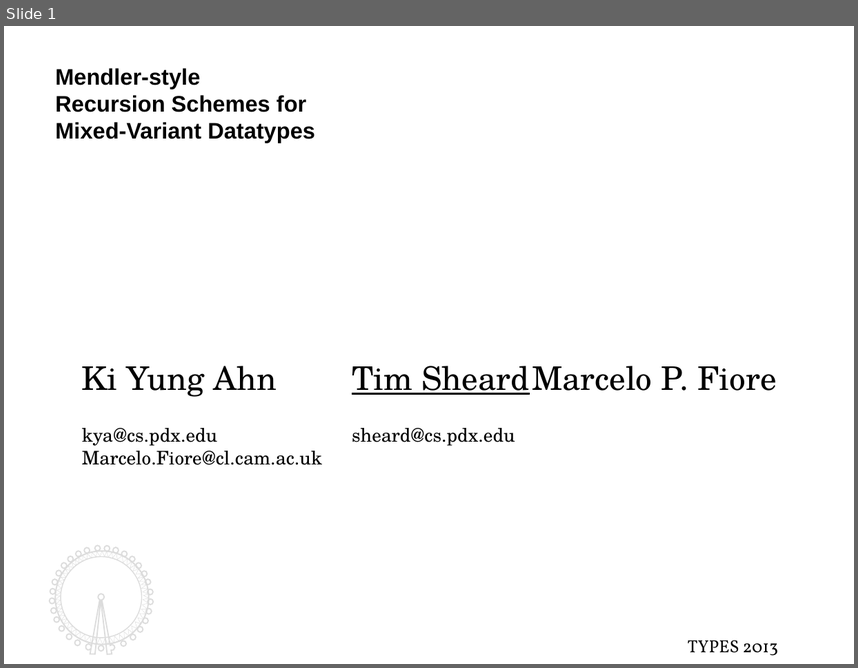
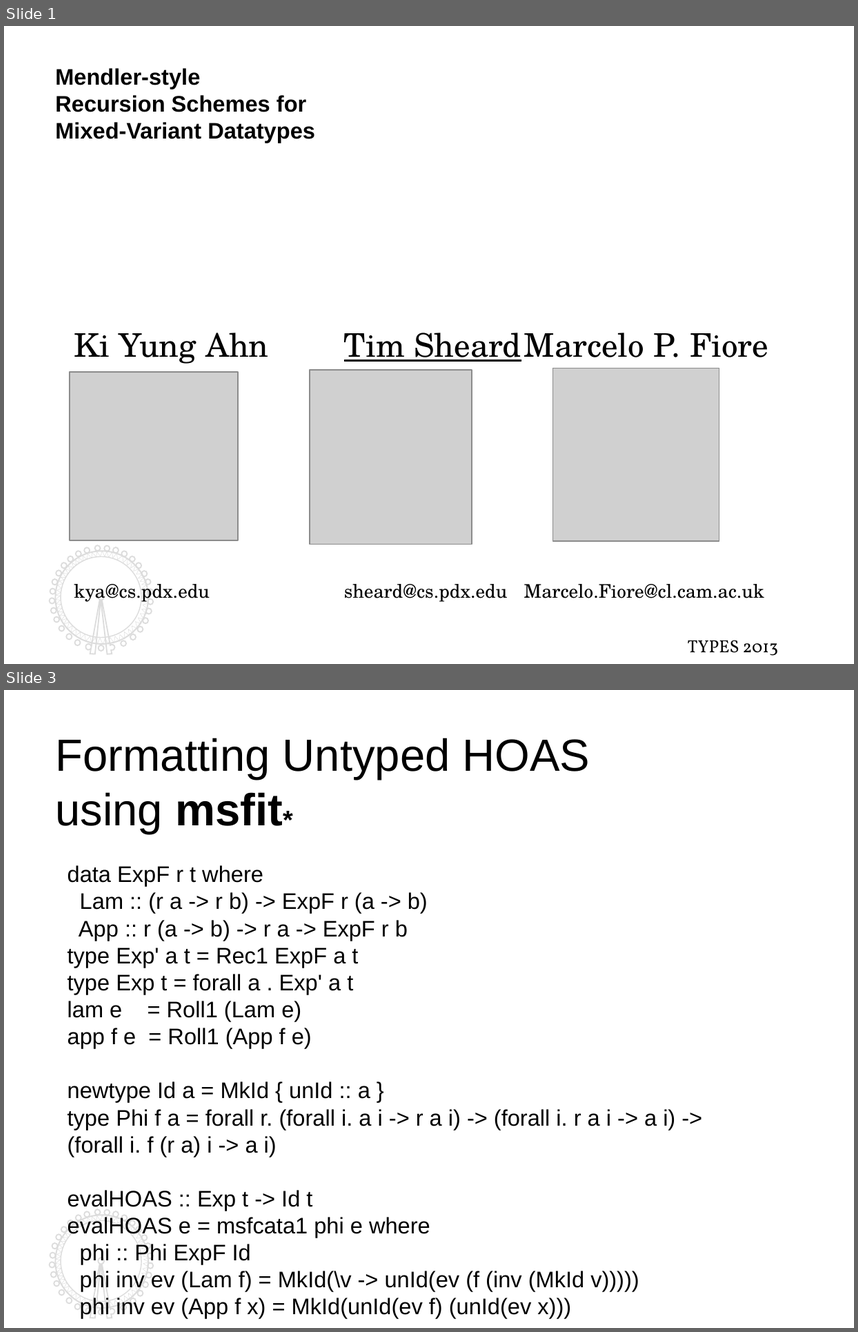
Before and after one commit to kyagrd/naxPapers, a slide deck: draft/TYPES13/ppt/myslide.odp. Shown one above the other, each under a label of ours: slide 1 before the commit, slides 1 and 3 after it; the slides between them are not shown. The pictures are 858x668 and 858x1332 pixels, drawn with LibreOffice and Linux fonts; fonts in the diff are those of the drawing; grey boxes stand for pictures. Boxes give left, top, right and bottom in pixels: in the first picture for what was removed or moved away, otherwise in the second. Text is boxed around its words. In the diff, an @@ line names an element or a change of style, - is before the commit and + after.

```diff
--- a/draft/TYPES13/ppt/myslide.odp
+++ b/draft/TYPES13/ppt/myslide.odp
@@ slide 3 added at (4,690,854,1328), background #FFFFFF; not listed: 4 template elements that a slide beside it also shows @@
@@ text added at (55,738,590,834), 36 pt, text #000000 @@
+Formatting Untyped HOAS
+using msfit*
@@ text added at (67,865,675,1318), 18 pt, text #000000 @@
+data ExpF r t where
+Lam :: (r a -> r b) -> ExpF r (a -> b)
+App :: r (a -> b) -> r a -> ExpF r b
+type Exp' a t = Rec1 ExpF a t
+type Exp t = forall a . Exp' a t
+lam e = Roll1 (Lam e)
+app f e = Roll1 (App f e)
+newtype Id a = MkId { unId :: a }
+type Phi f a = forall r. (forall i. a i -> r a i) -> (forall i. r a i -> a i) -> (forall i. f (r a) i -> a i)
+evalHOAS :: Exp t -> Id t
+evalHOAS e = msfcata1 phi e where
+phi :: Phi ExpF Id
+phi inv ev (Lam f) = MkId(\v -> unId(ev (f (inv (MkId v)))))
+phi inv ev (App f x) = MkId(unId(ev f) (unId(ev x)))
@@ slide 1 changed as well @@
@@ text "Ki Yung Ahn Tim Sheard ..." rewrapped from (82,365,776,465) to (74,332,769,601) @@
@@ picture added at (70,372,238,540) @@
@@ picture added at (310,370,473,544) @@
@@ picture added at (553,368,720,541) @@
@@ outline redrawn in 3 elements at (49,546,152,655), (55,551,149,645), (55,551,148,644) @@
```
Also in this commit, not shown: 4 other slides added, 1 slide removed, 5 other files.
